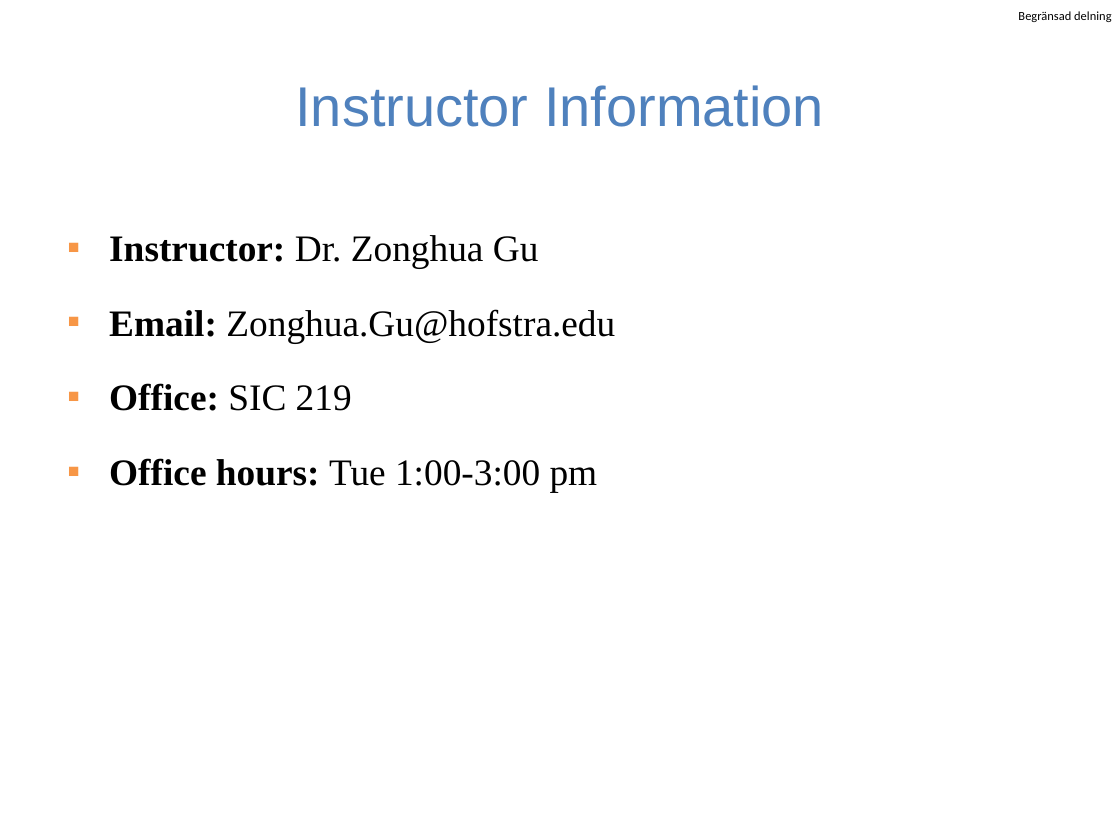
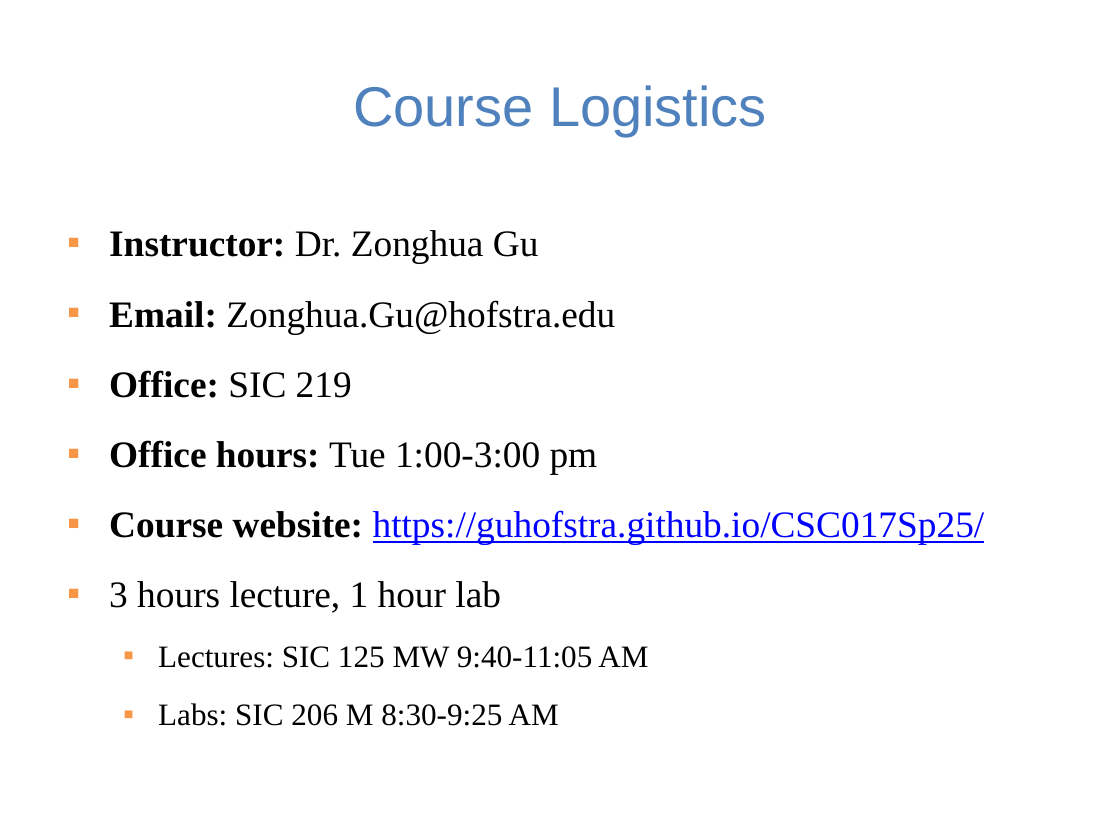
Before and after one commit to guhofstra/CSC111Fa25, a slide deck: slide 2 of PPTs/Lecture 1-course overview.pptx. Drawn at 1120x840 pixels with LibreOffice and Linux fonts; fonts in the diff are those of the drawing. Boxes give left, top, right and bottom in pixels: in the first picture for what was removed or moved away, otherwise in the second. Text is boxed around its words. In the diff, an @@ line names an element or a change of style, - is before the commit and + after.

```diff
--- a/PPTs/Lecture 1-course overview.pptx
+++ b/PPTs/Lecture 1-course overview.pptx
@@ text removed at (1018, 11, 1111, 22) @@
-Begränsad delning
@@ title at (353, 85, 767, 135): text changed @@
-Instructor Information
+Course Logistics
@@ text at (109, 230, 615, 474): line spacing 1.5 to 1.4 @@
@@ text at (109, 510, 985, 726): paragraphs added @@
+▪ Course website: https://guhofstra.github.io/CSC017Sp25/
+▪ 3 hours lecture, 1 hour lab
+  ▪ Lectures: SIC 125 MW 9:40-11:05 AM
+  ▪ Labs: SIC 206 M 8:30-9:25 AM
```
Also in this commit, not shown: 4 other slides changed, 2 slides added, 5 slides removed, 20 other files.
